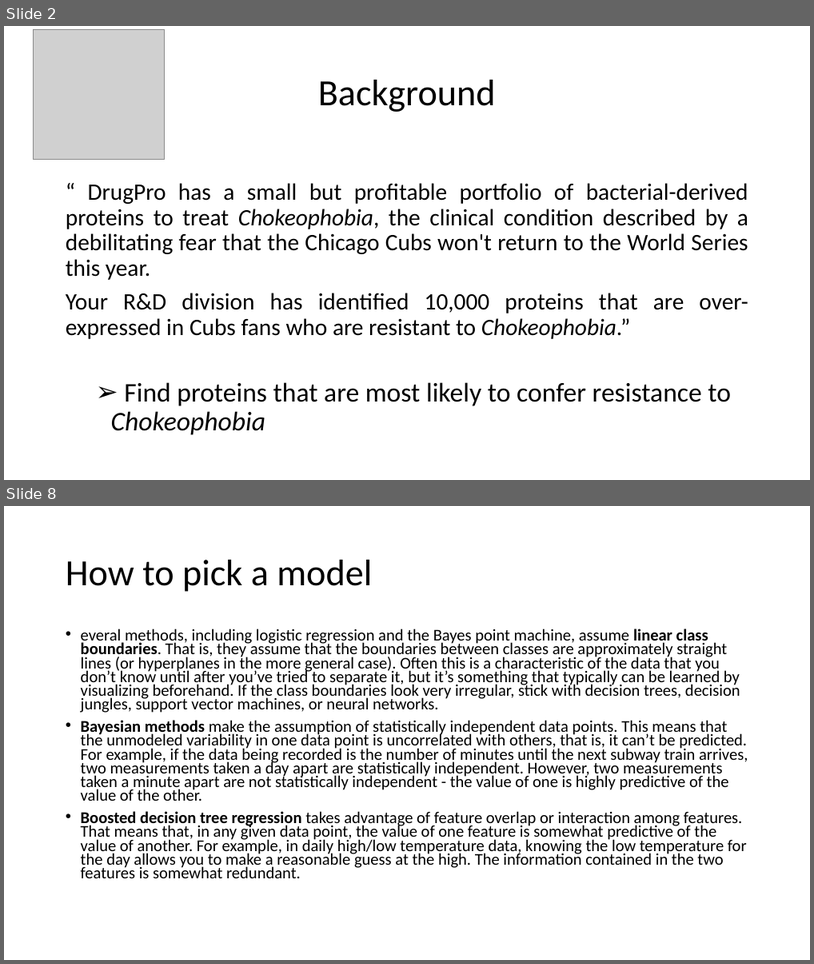
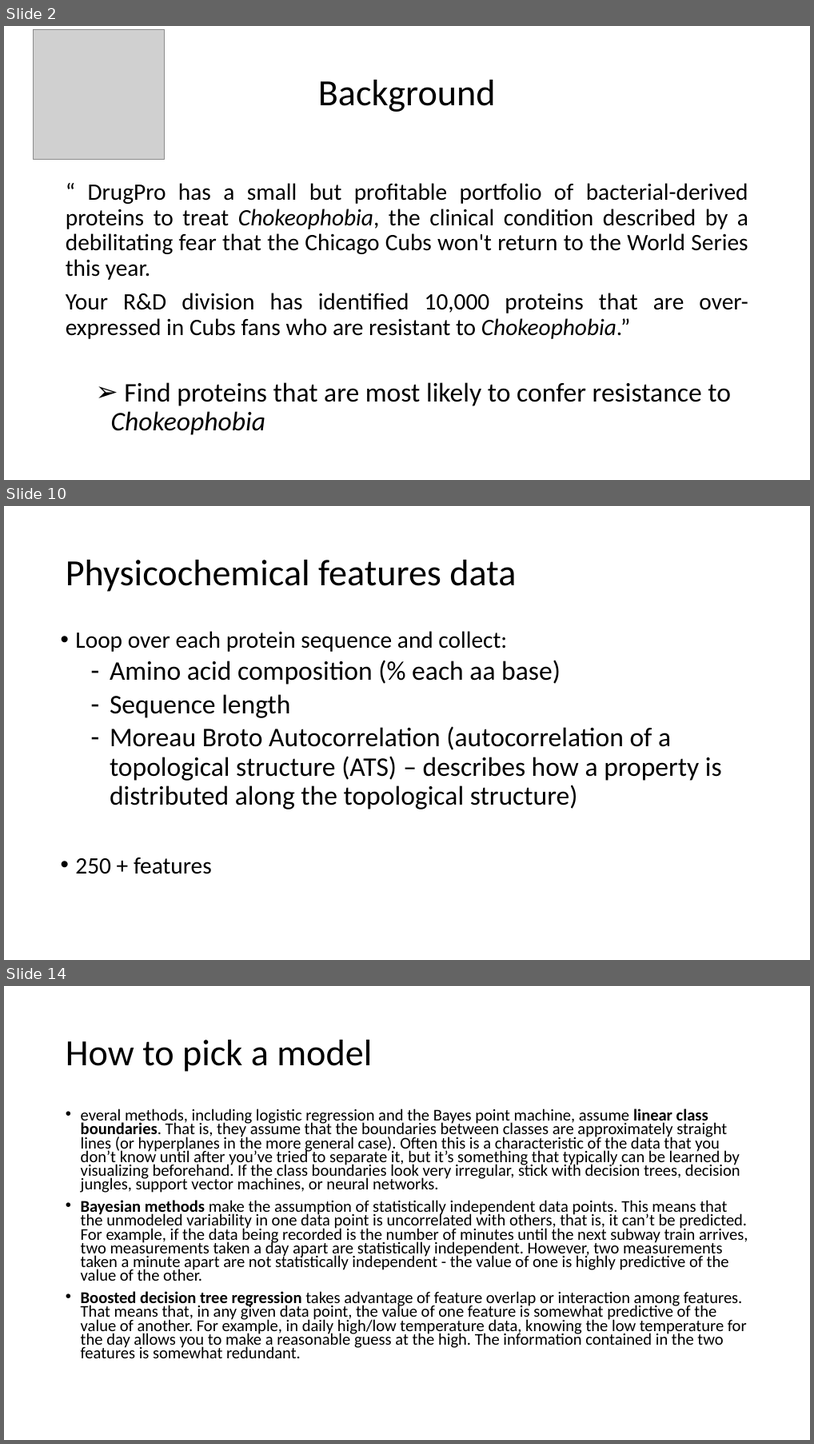
Before and after one commit to JoannaDrx/protein-classification, a slide deck: drugpro-jd.pptx. Shown one above the other, each under a label of ours: slides 2 and 8 before the commit, slides 2, 10 and 14 after it; the slides between them are not shown. The pictures are 814x964 and 814x1444 pixels, drawn with LibreOffice and Linux fonts; fonts in the diff are those of the drawing; grey boxes stand for pictures. Boxes give left, top, right and bottom in pixels: in the first picture for what was removed or moved away, otherwise in the second. Text is boxed around its words. In the diff, an @@ line names an element or a change of style, - is before the commit and + after.

```diff
--- a/drugpro-jd.pptx
+++ b/drugpro-jd.pptx
@@ slide 10 added at bbox=[4, 506, 810, 960], background #FFFFFF @@
@@ title added at bbox=[66, 560, 516, 592], 44 pt, text #000000 @@
+Physicochemical features data
@@ text added at bbox=[75, 631, 722, 874], 32 pt, text #000000 @@
+• Loop over each protein sequence and collect:
+  – Amino acid composition (% each aa base)
+  – Sequence length
+  – Moreau Broto Autocorrelation (autocorrelation of a topological structure (ATS) – describes how a property is distributed along the topological structure)
+• 250 + features
@@ what was slide 8 is now slide 14 @@
```
Also in this commit, not shown: 4 slides changed, 9 other slides added, 7 slides removed, 10 other files.
